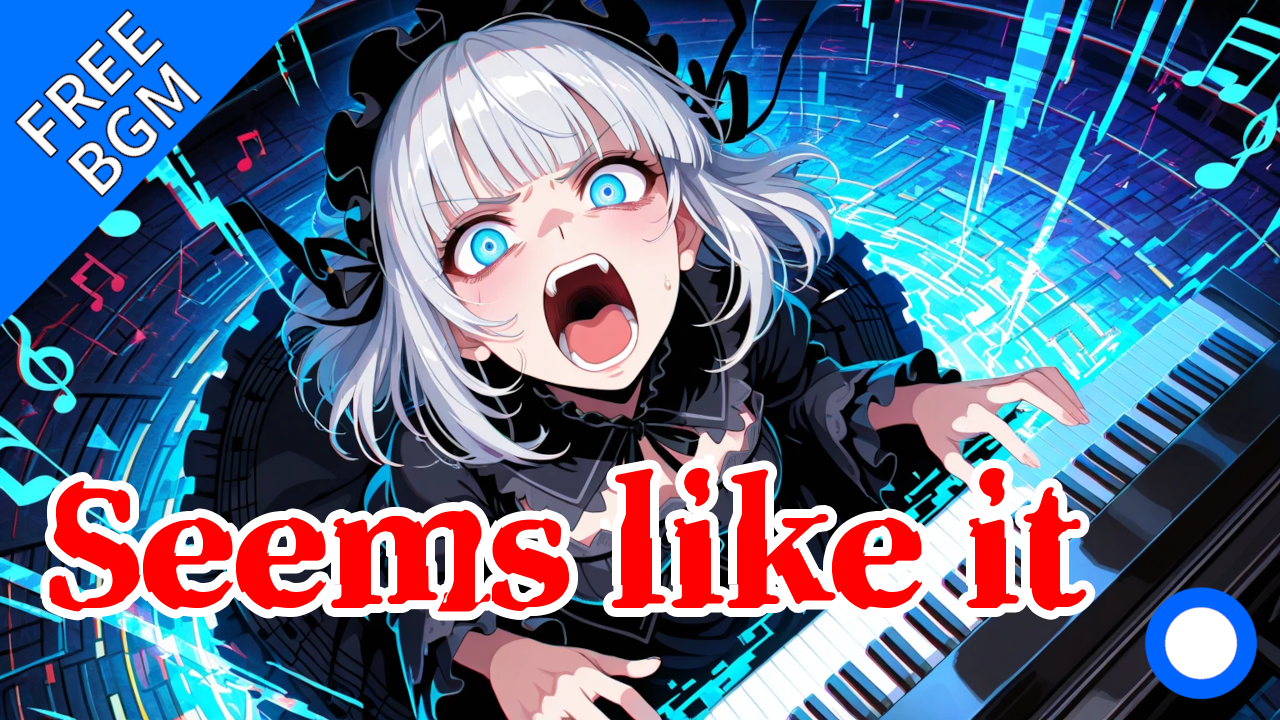
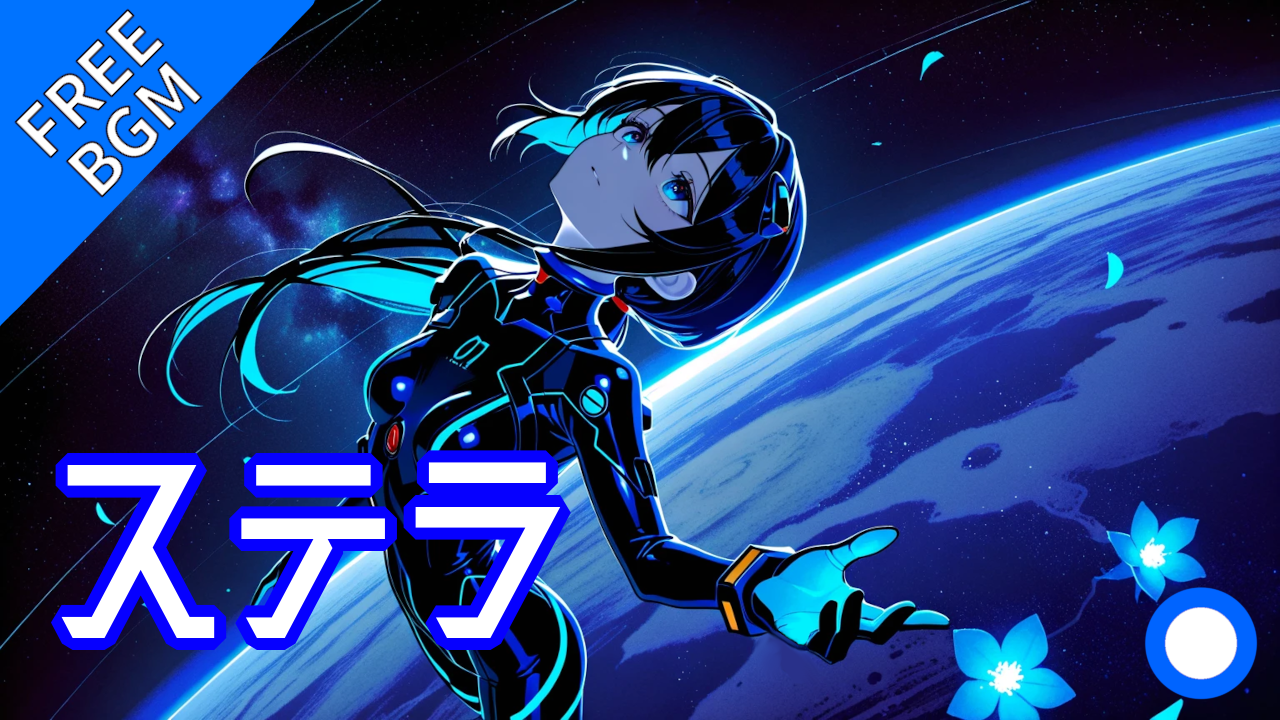
Revision of a layered w=1280, h=720 image; what changed, layer by layer:
renamed "Seems like it" to "ステラ", painted on it over [40, 450, 1096, 650]
renamed "seems_like_it_keyvisual.png" to "stellacielo_keyvisual.png", painted on it over [0, 0, 1280, 720]
removed layer "kimi_no_uta_hana_to_mau_keyvisual.png" over [0, 0, 1280, 720]
